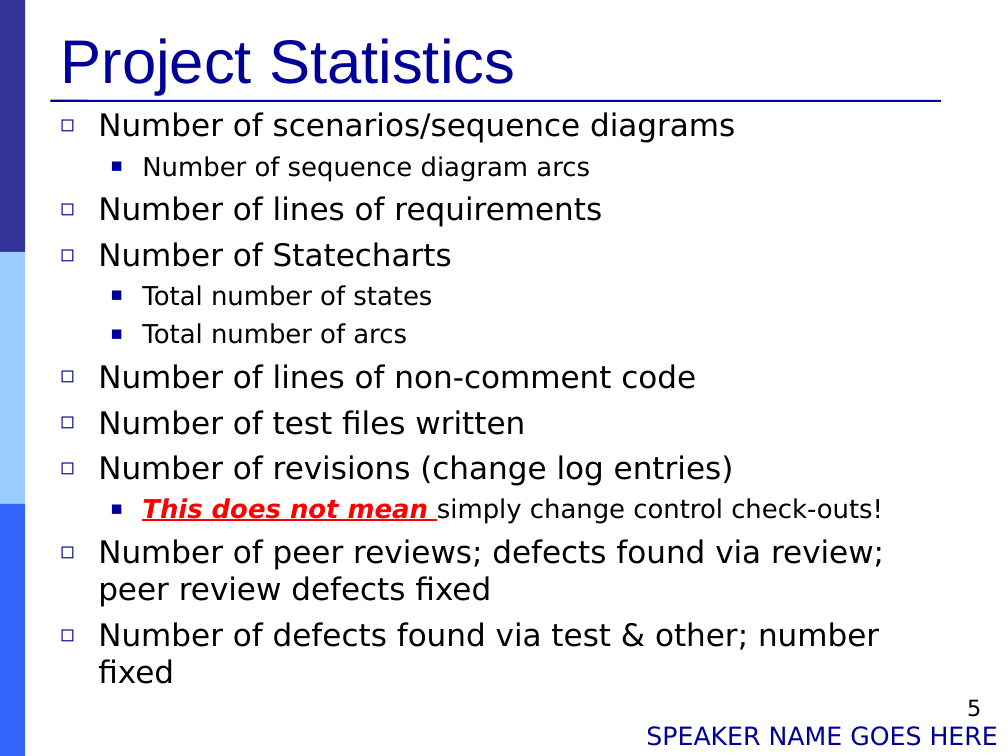
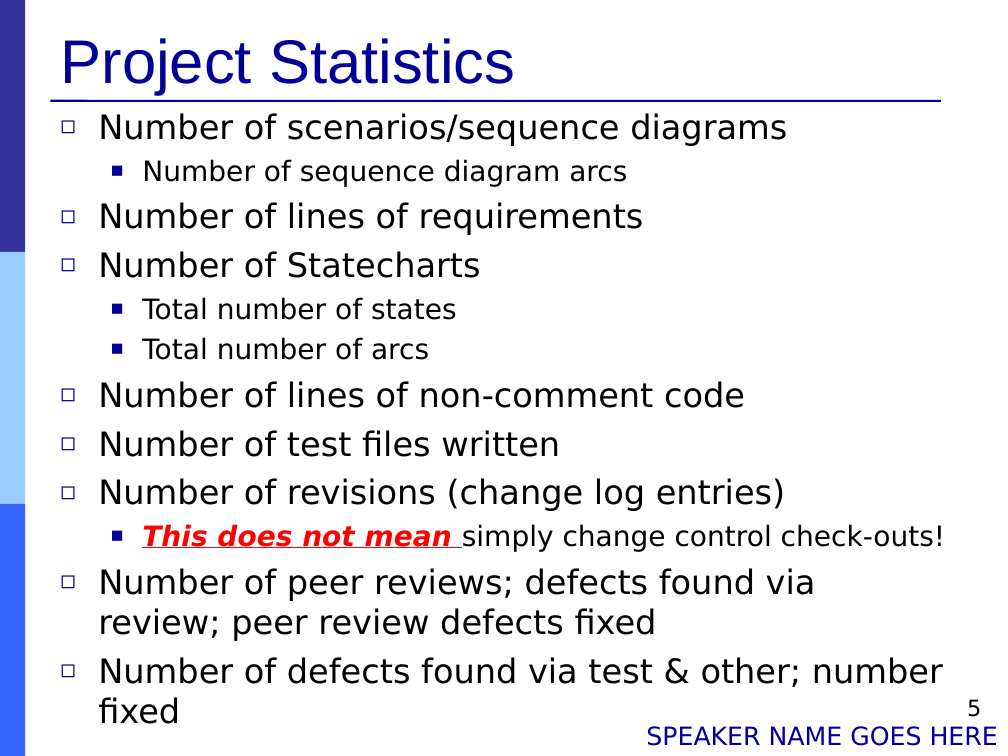
Before and after one commit to Muliang/18649, a slide deck: slide 5 of logs/09_mid_pres.ppt. Drawn at 1008x756 pixels with LibreOffice and Linux fonts; fonts in the diff are those of the drawing. Boxes give left, top, right and bottom in pixels: in the first picture for what was removed or moved away, otherwise in the second. Text is boxed around its words. In the diff, an @@ line names an element or a change of style, - is before the commit and + after.

```diff
--- a/logs/09_mid_pres.ppt
+++ b/logs/09_mid_pres.ppt
@@ text "Number of scenarios/sequence diagrams" at (x1=98, y1=113, x2=945, y2=724): size 22.2 to 24 pt in "Number of scenarios/sequence diagrams", "Number of lines of requirements", "Number of Statecharts", "Number of lines of non-comment code" and 4 more places; size 18.5 to 20 pt in "Number of sequence diagram arcs", "Total number of states", "Total number of arcs", "This does not mean simply change control ..." @@
```
Also in this commit, not shown: 8 other slides changed.
